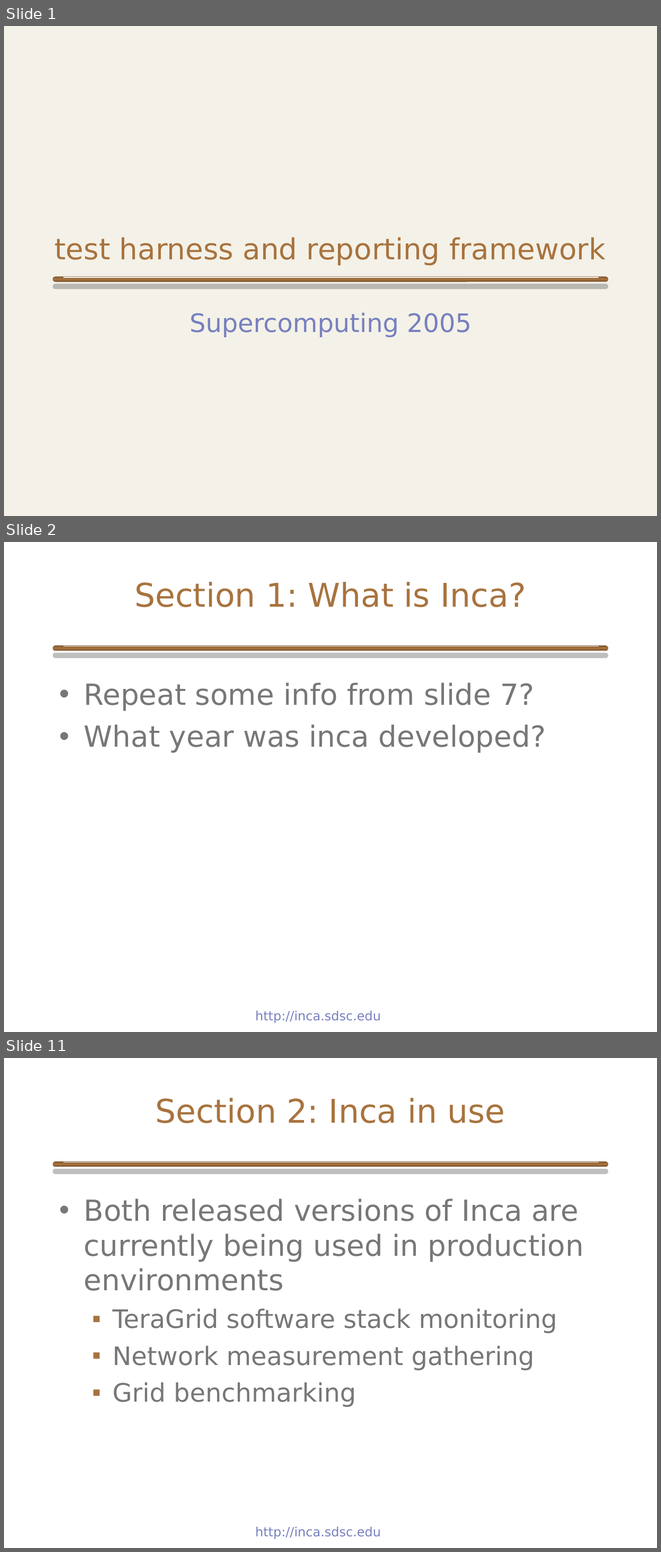
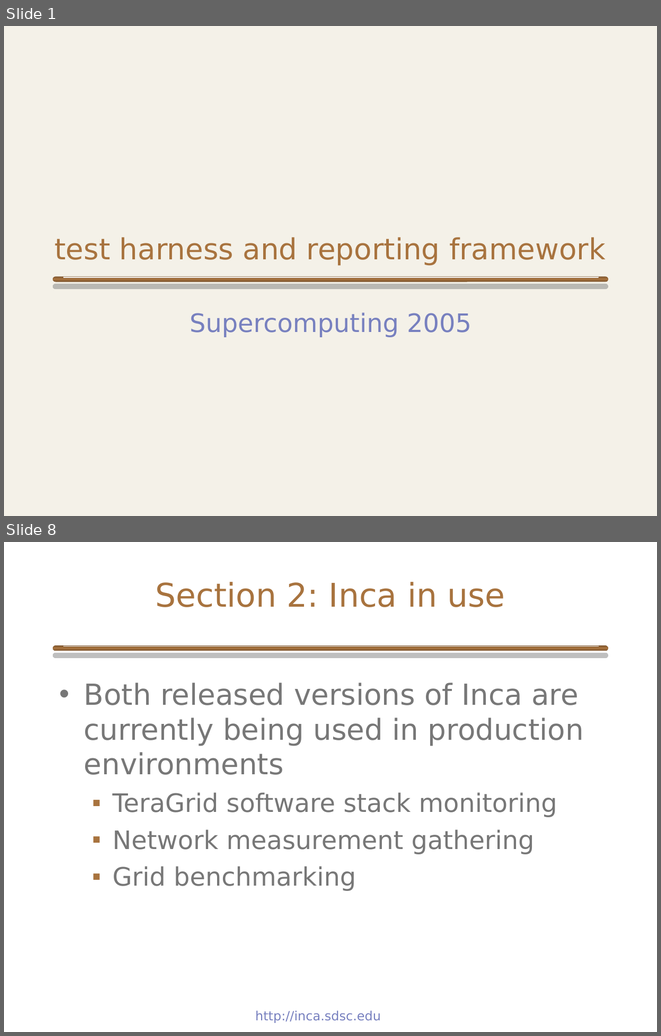
Before and after one commit to IncaProject/inca-xsede, a slide deck: talks/inca_sc05.ppt. Shown one above the other, each under a label of ours: slides 1, 2 and 11 before the commit, slides 1 and 8 after it; the slides between them are not shown. The pictures are 661x1552 and 661x1036 pixels, drawn with LibreOffice and Linux fonts; fonts in the diff are those of the drawing; background and template pictures are left out. Boxes give left, top, right and bottom in pixels: in the first picture for what was removed or moved away, otherwise in the second. Text is boxed around its words. In the diff, an @@ line names an element or a change of style, - is before the commit and + after.

```diff
--- a/talks/inca_sc05.ppt
+++ b/talks/inca_sc05.ppt
@@ slide 2 removed at (4, 542, 657, 1032), background #FFFFFF; not listed: 3 template elements that a slide beside it also shows @@
@@ title removed at (134, 582, 526, 607) @@
-Section 1: What is Inca?
@@ text removed at (84, 682, 546, 753) @@
-• Repeat some info from slide 7?
-• What year was inca developed?
@@ what was slide 11 is now slide 8 @@
```
Also in this commit, not shown: 10 slides changed, 3 slides added, 1 other slide removed.
